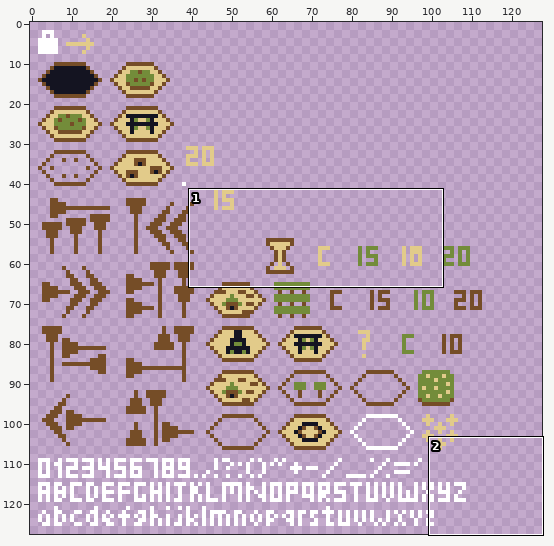
Sprite sheet, stored at android/assets/atlas_image.png. Above, an overview of the earlier version with the close-up marked.
Close-up. As it was:
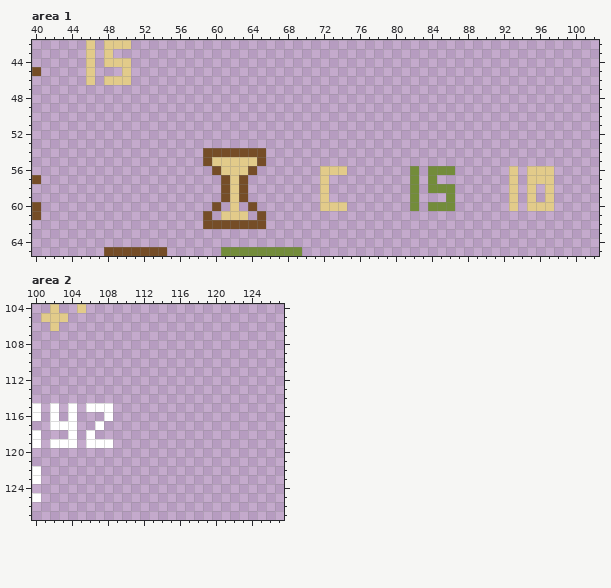
The file is 128x128 pixels. Shown: area 1: x 40..102, y 42..65; area 2: x 100..127, y 104..127. The old version is drawn lined up with the new one.
The same view after the edit:
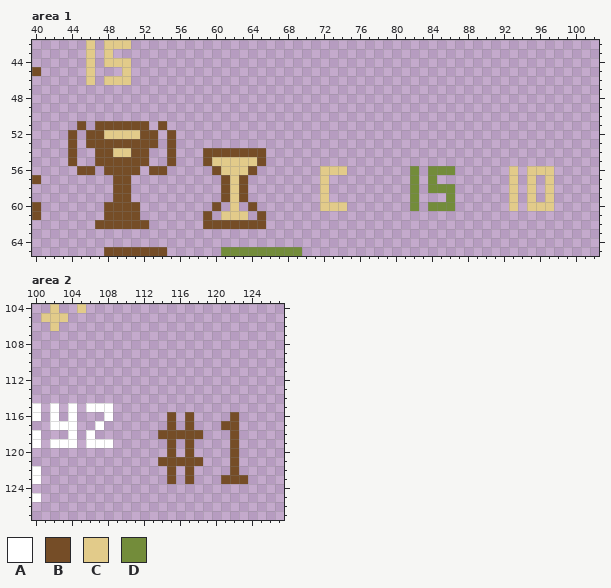
Palette (. is transparent): A #ffffff  B #754d27  C #e2cb8a  D #738c3a
Change:
drawings rearranged on the sheet (the old picture shows each at its new place; 1 dropped ones are not shown)
Area 1:
There is now colour B in row 51 at x 45, 47 to 52 and 54; in row 52 at x 44, 46 to 47, 52 to 53 and 55; in row 53 at x 44, 46 to 53 and 55; in row 54 at x 44, 47 to 48, 51 to 52 and 55; in row 55 at x 44, 47 to 52 and 55; in row 56 at x 45 to 46, 48 to 51 and 53 to 54.
There is now colour B in rows 57 to 59 at x 49 to 50; in rows 60 to 61 at x 48 to 51; in row 62 at x 47 to 52.
There is now colour C in row 52 at x 48 to 51; in row 54 at x 49 to 50.
Colour C is gone in row 57 at x 96.
Area 2:
There is now colour B in row 116 at x 115, 117 and 122; in row 117 at x 115, 117 and 121 to 122; in row 118 at x 114 to 118 and 122; in rows 119 to 120 at x 115, 117 and 122; in row 121 at x 114 to 118 and 122; in row 122 at x 115, 117 and 122.
There is now colour B in row 123 at x 115, 117 and 121 to 123.
Where, in picture pixels (left, top, right, bottom), the same in both close-ups:
added: (68, 121, 176, 229)
erased: (536, 175, 545, 184)
added: (158, 412, 248, 484)
